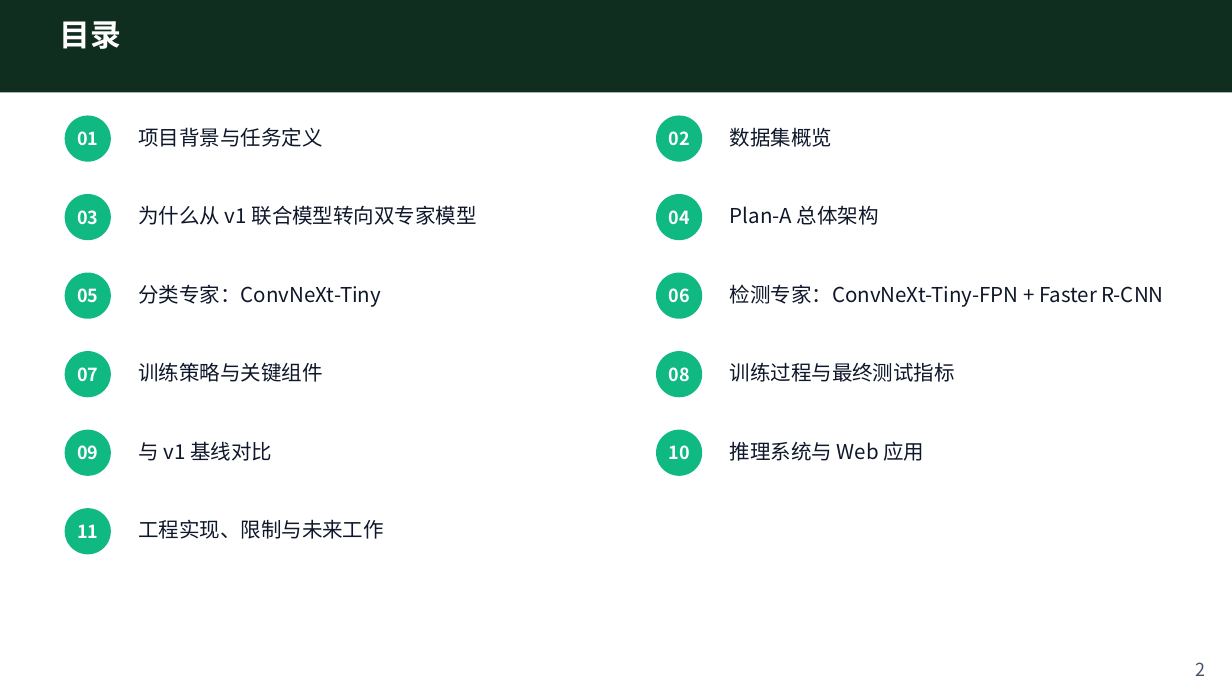
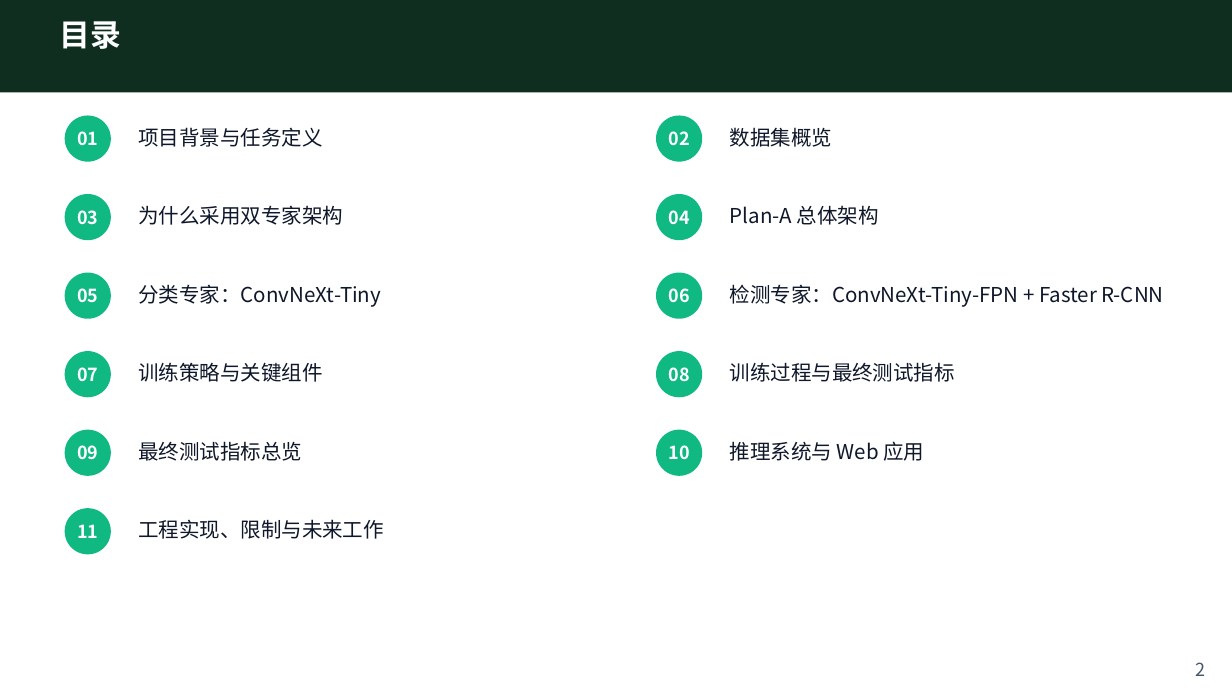
Before and after one commit to kfzeng1/DLCPD-25, a slide deck: slide 2 of docs/presentations/plan-a-model-architecture.pptx. Drawn at 1232x693 pixels with LibreOffice and Linux fonts; fonts in the diff are those of the drawing. Boxes give left, top, right and bottom in pixels: in the first picture for what was removed or moved away, otherwise in the second. Text is boxed around its words. In the diff, an @@ line names an element or a change of style, - is before the commit and + after.

Commit message:
docs: remove remaining legacy terms from PPT agenda

```diff
--- a/docs/presentations/plan-a-model-architecture.pptx
+++ b/docs/presentations/plan-a-model-architecture.pptx
@@ text at <box>138,205,343,225</box>: text changed @@
-为什么从 v1 联合模型转向双专家模型
+为什么采用双专家架构
@@ text at <box>138,441,302,461</box>: text changed @@
-与 v1 基线对比
+最终测试指标总览
```
Also in this commit, not shown: 1 other file.
